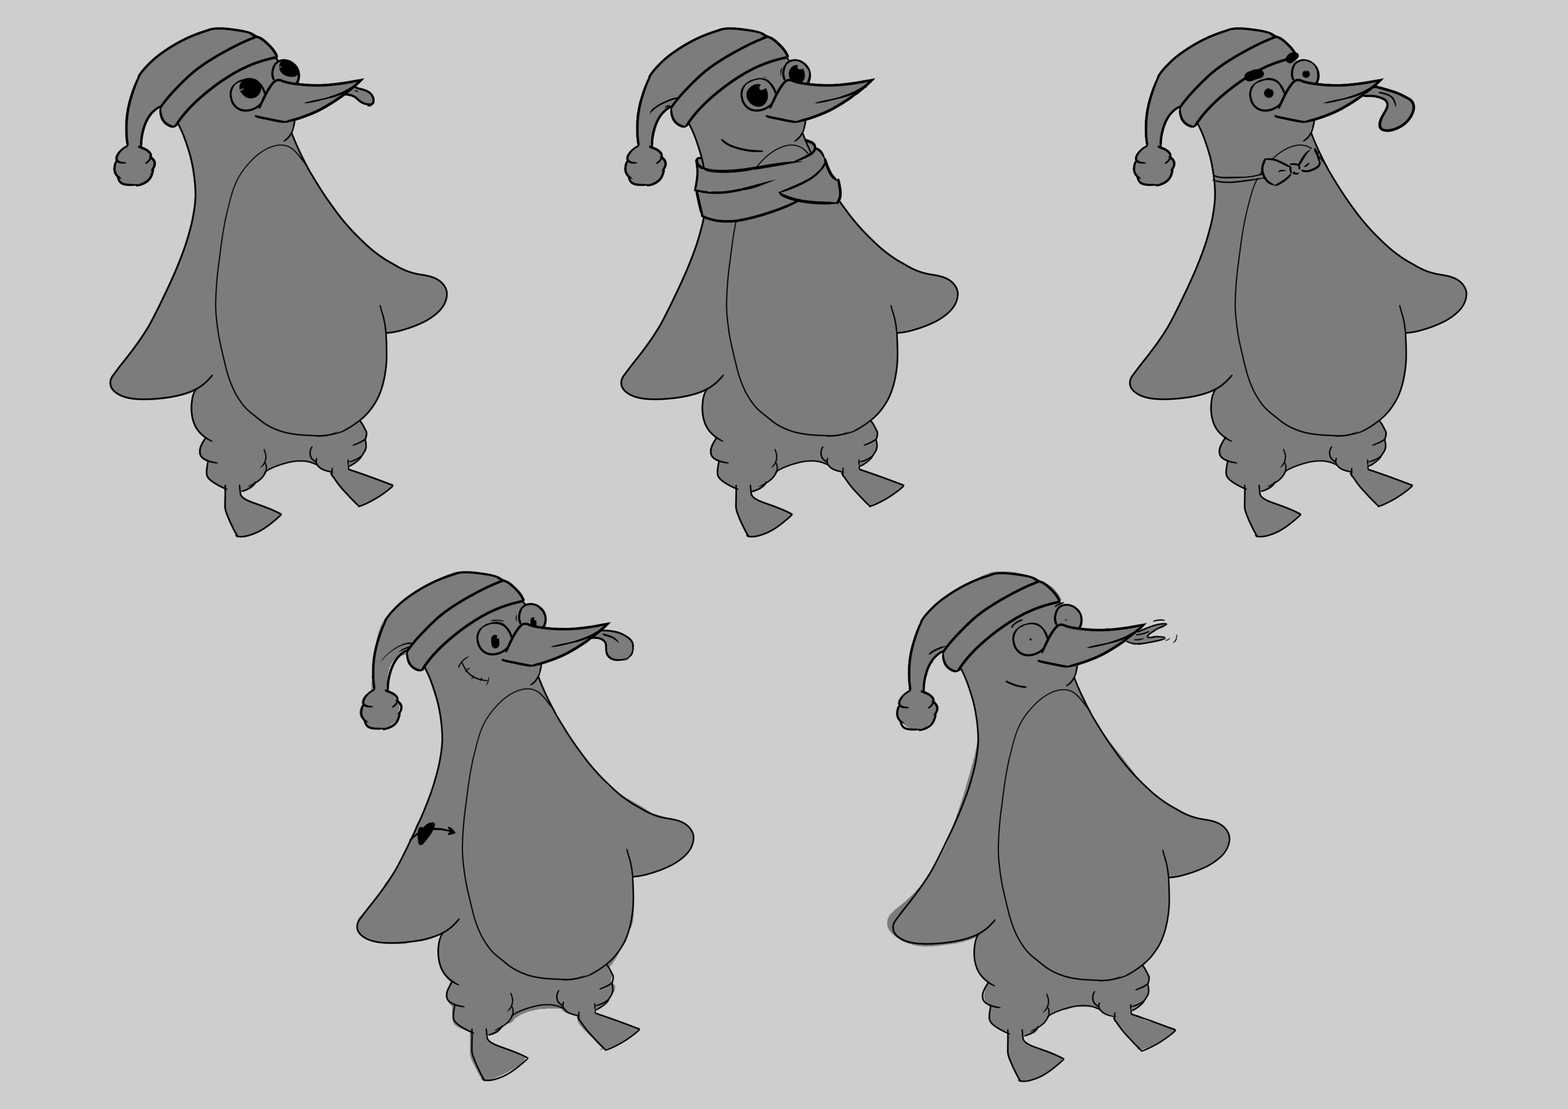
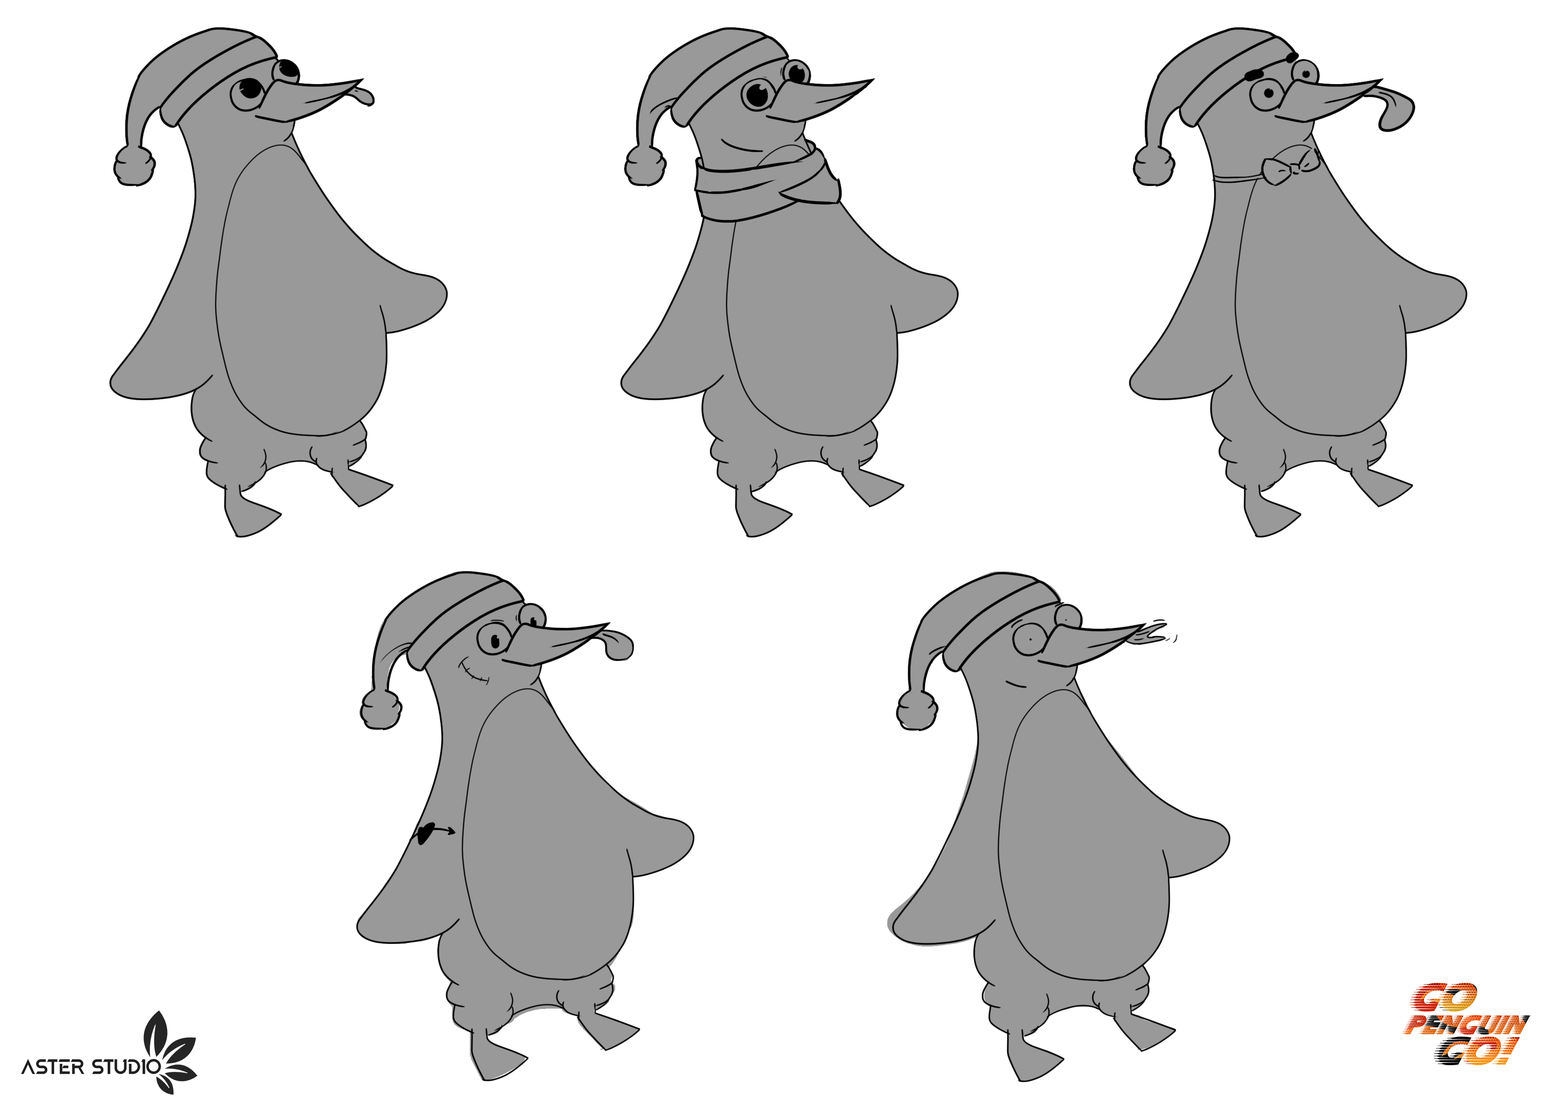
Two versions of the same layered image (1568x1109). Layer-by-layer changes:
added layer "NewLogo_Small" above "LogoEmpresaGray" over [1402, 982, 1531, 1065]
added layer "LogoEmpresaGray" above "Group 5" over [21, 1009, 198, 1095]
removed layer "Layer 1" over [0, 0, 1568, 1109]